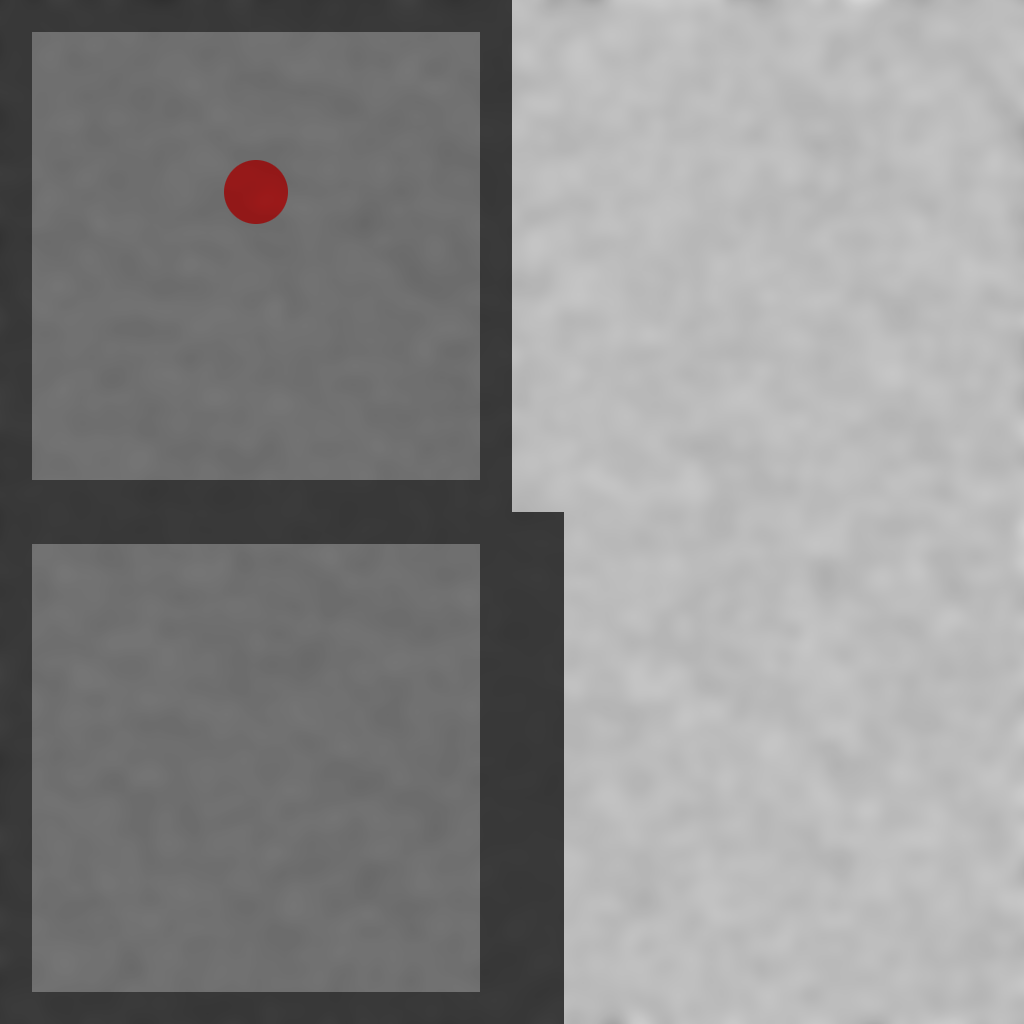
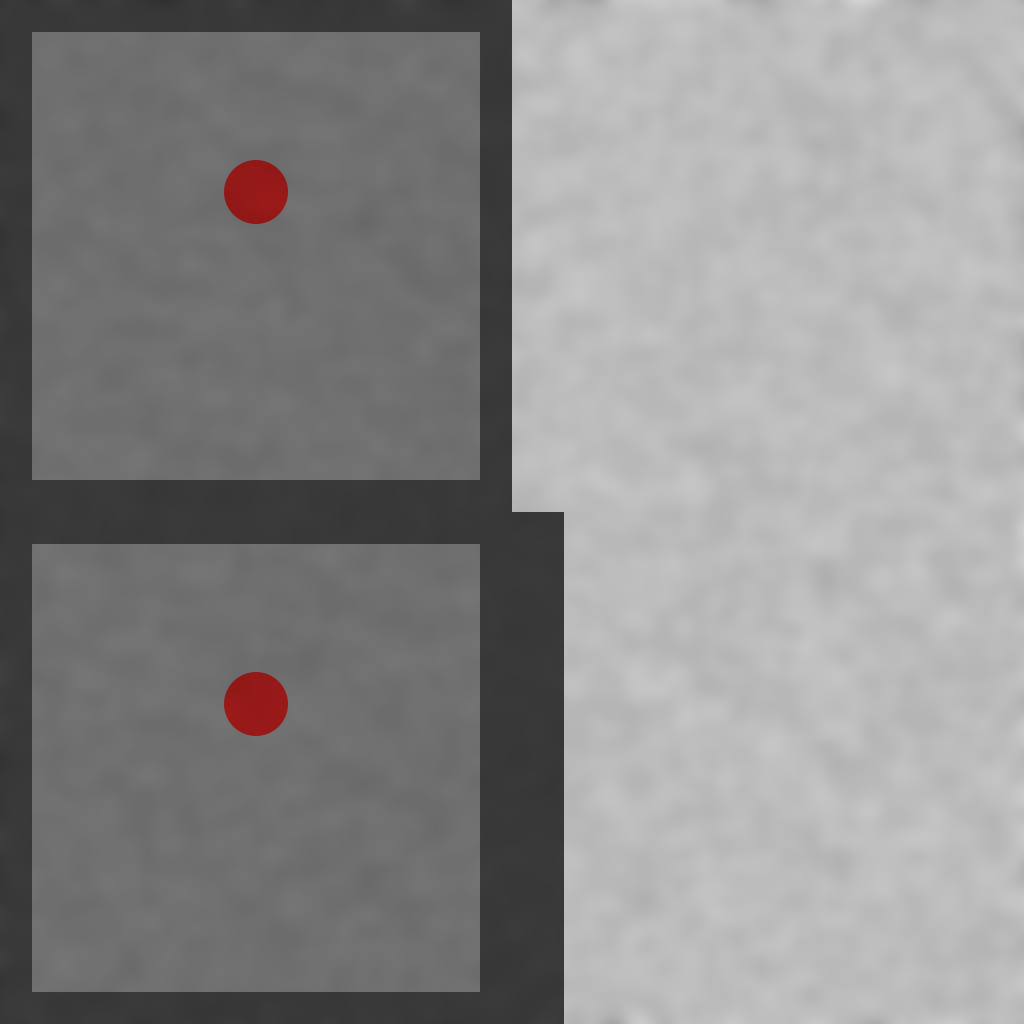
The second 1024x1024 image is a revision of the first. Changes to its layers:
renamed "dot" to "bottom dot", painted on it over left=224, top=672, right=288, bottom=736
